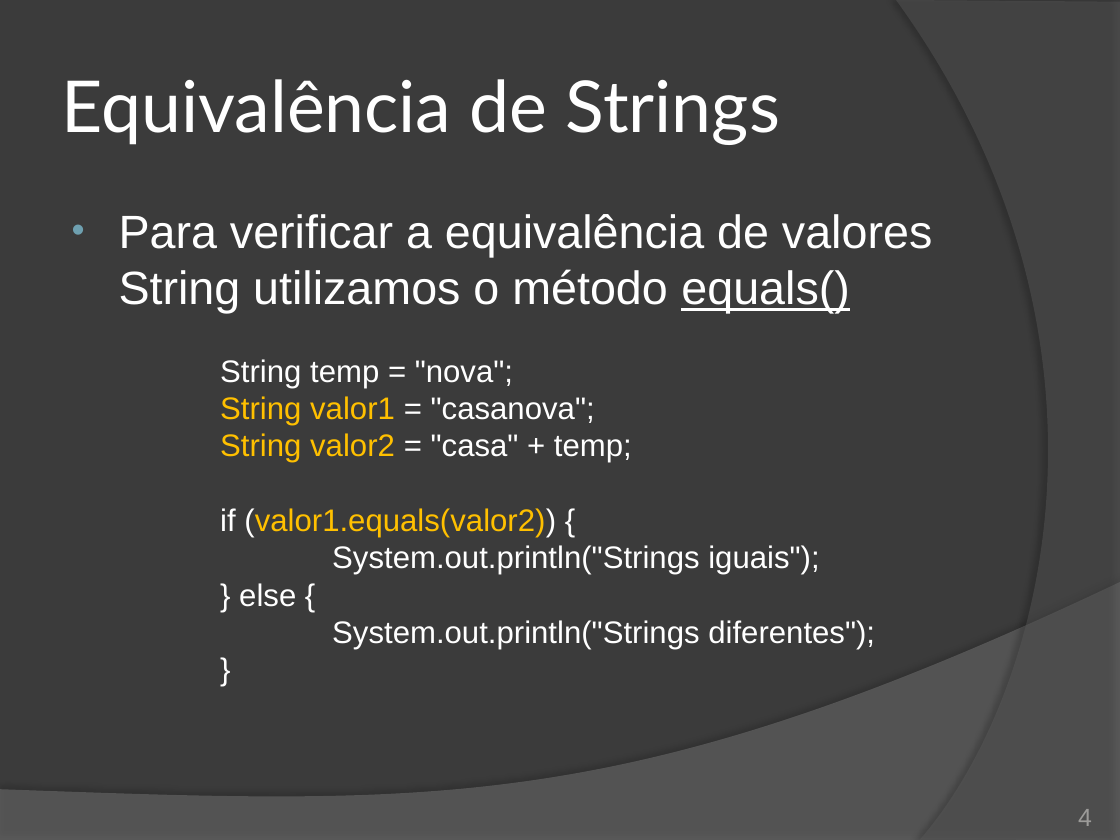
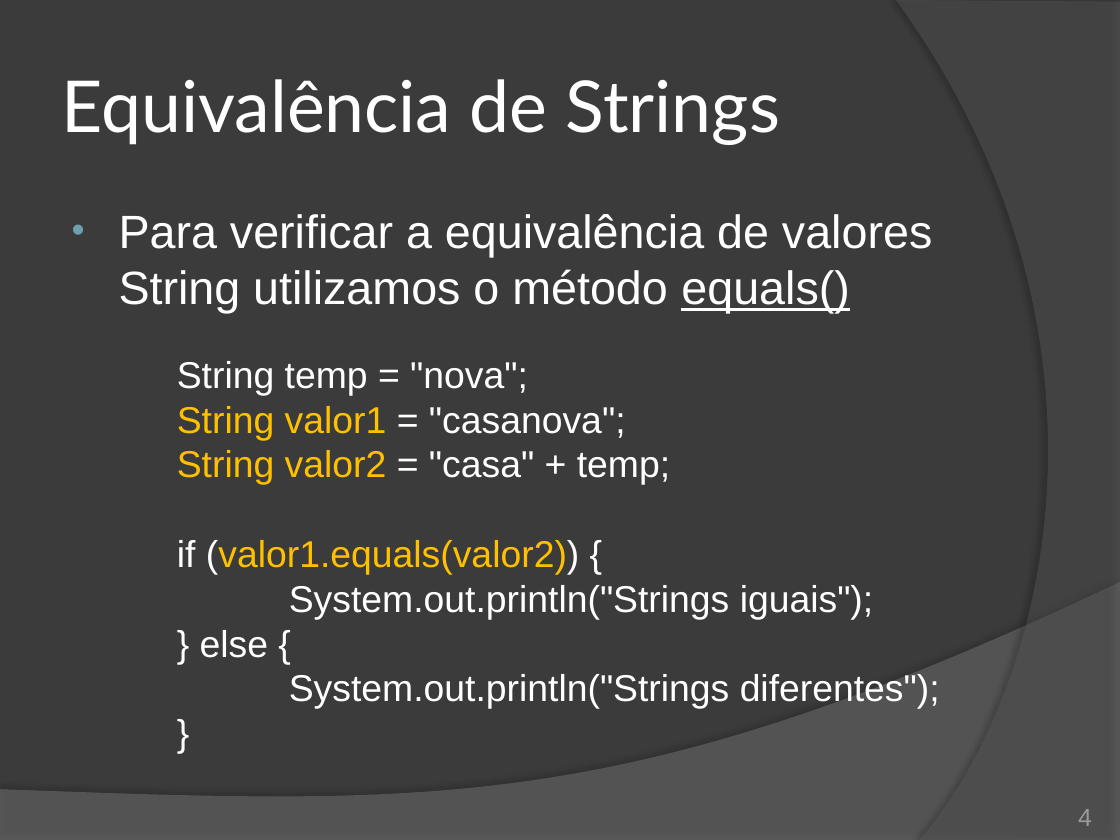
Before and after one commit to duchesqui/slzvieira-training, a slide deck: slide 4 of 2-Java-Programmer-Modulo-II/09.Capitulo03.pptx. Drawn at 1120x840 pixels with LibreOffice and Linux fonts; fonts in the diff are those of the drawing. Boxes give left, top, right and bottom in pixels: in the first picture for what was removed or moved away, otherwise in the second. Text is boxed around its words. In the diff, an @@ line names an element or a change of style, - is before the commit and + after.

```diff
--- a/2-Java-Programmer-Modulo-II/09.Capitulo03.pptx
+++ b/2-Java-Programmer-Modulo-II/09.Capitulo03.pptx
@@ text at [177, 361, 940, 709]: size 20 to 24 pt in "String temp = "nova";", "String valor1 = "casanova";", "String valor2 = "casa" + temp;", "if (valor1.equals(valor2)) {" and 4 more places; indent changed @@
```
Also in this commit, not shown: 4 other slides changed, 9 slides added, 1 slide removed, 5 other files.
